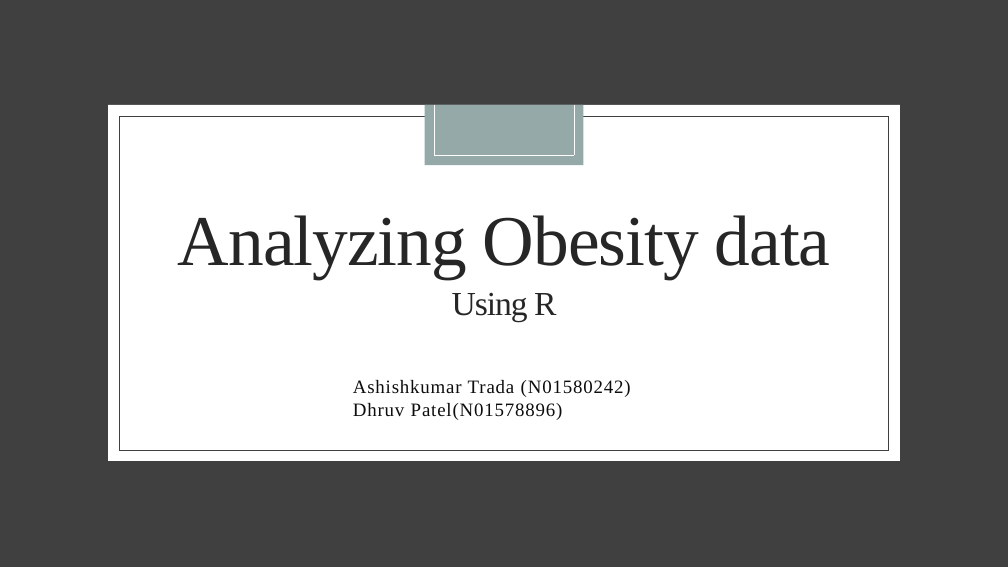
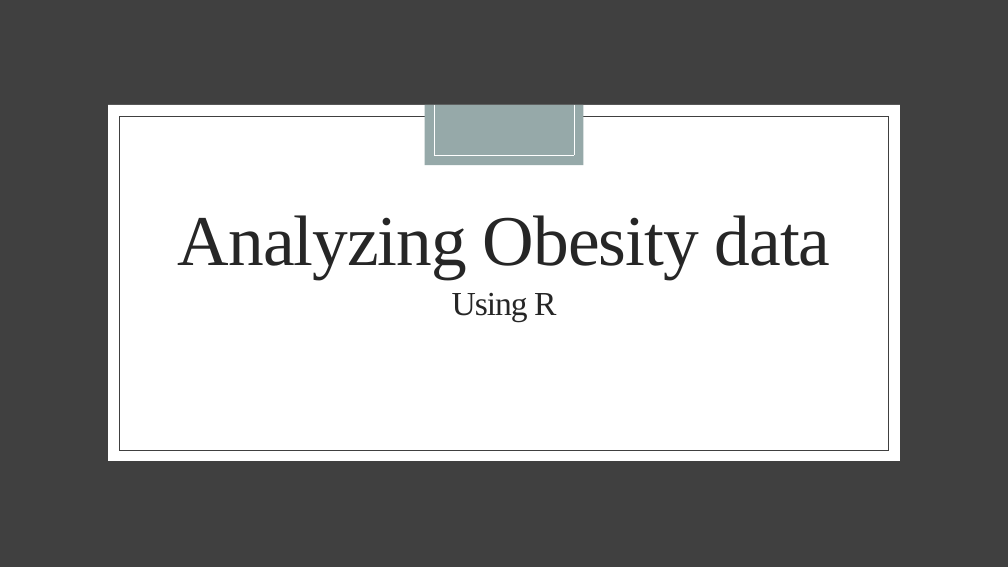
Before and after one commit to AshishTrada/Obesity-data-analysis-with-R, a slide deck: slide 1 of obesity analysis.pptx. Drawn at 1008x567 pixels with LibreOffice and Linux fonts; fonts in the diff are those of the drawing. Boxes give left, top, right and bottom in pixels: in the first picture for what was removed or moved away, otherwise in the second. Text is boxed around its words. In the diff, an @@ line names an element or a change of style, - is before the commit and + after.

```diff
--- a/obesity analysis.pptx
+++ b/obesity analysis.pptx
@@ subtitle removed at bbox=[353, 380, 631, 420] @@
-Ashishkumar Trada (N01580242)
-Dhruv Patel(N01578896)
```
